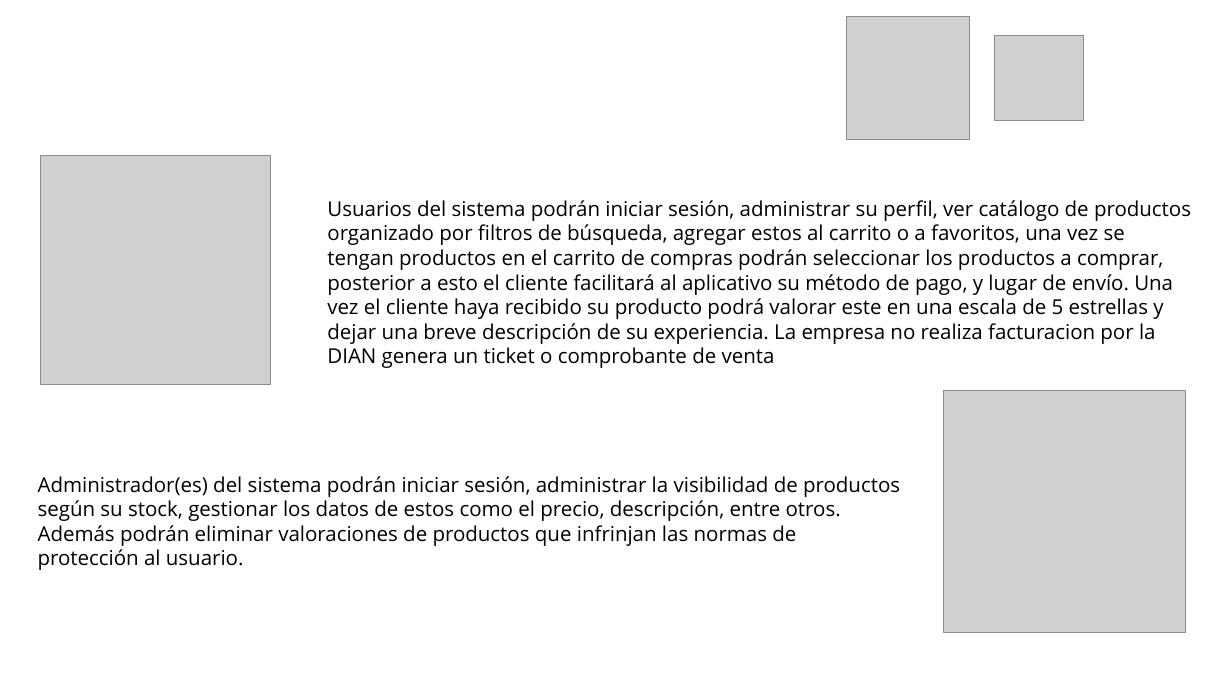
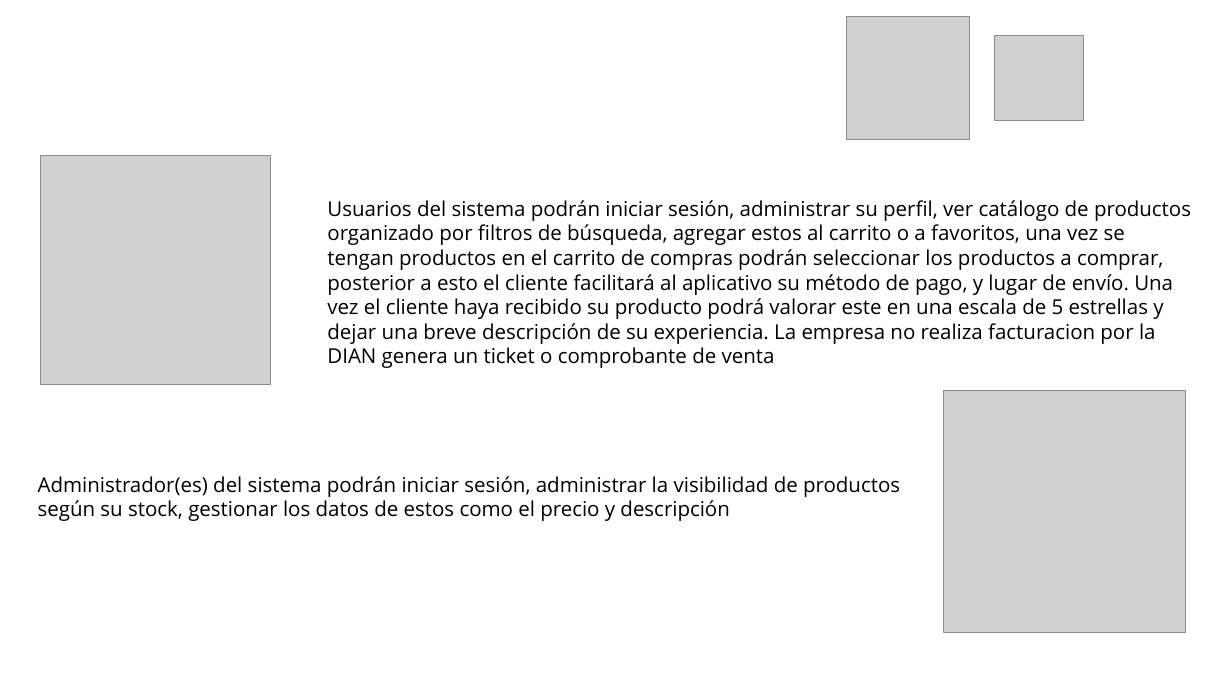
Before and after one commit to Katherin-22/zefiro, a slide deck: slide 12 of 01_proyecto/trim1/01_contextualizacion_proyecto/Presentación del Proyecto.pptx. Drawn at 1232x693 pixels with LibreOffice and Linux fonts; fonts in the diff are those of the drawing; grey boxes stand for pictures; background and template pictures are left out. Boxes give left, top, right and bottom in pixels: in the first picture for what was removed or moved away, otherwise in the second. Text is boxed around its words. In the diff, an @@ line names an element or a change of style, - is before the commit and + after.

```diff
--- a/01_proyecto/trim1/01_contextualizacion_proyecto/Presentación del Proyecto.pptx
+++ b/01_proyecto/trim1/01_contextualizacion_proyecto/Presentación del Proyecto.pptx
@@ text at bbox=[38, 476, 900, 521]: text changed @@
-Administrador(es) del sistema podrán iniciar sesión, administrar la visibilidad de productos según su stock, gestionar los datos de estos como el precio, descripción, entre otros. Además podrán eliminar valoraciones de productos que infrinjan las normas de protección al usuario.
+Administrador(es) del sistema podrán iniciar sesión, administrar la visibilidad de productos según su stock, gestionar los datos de estos como el precio y descripción
```
Also in this commit, not shown: 2 other files.
